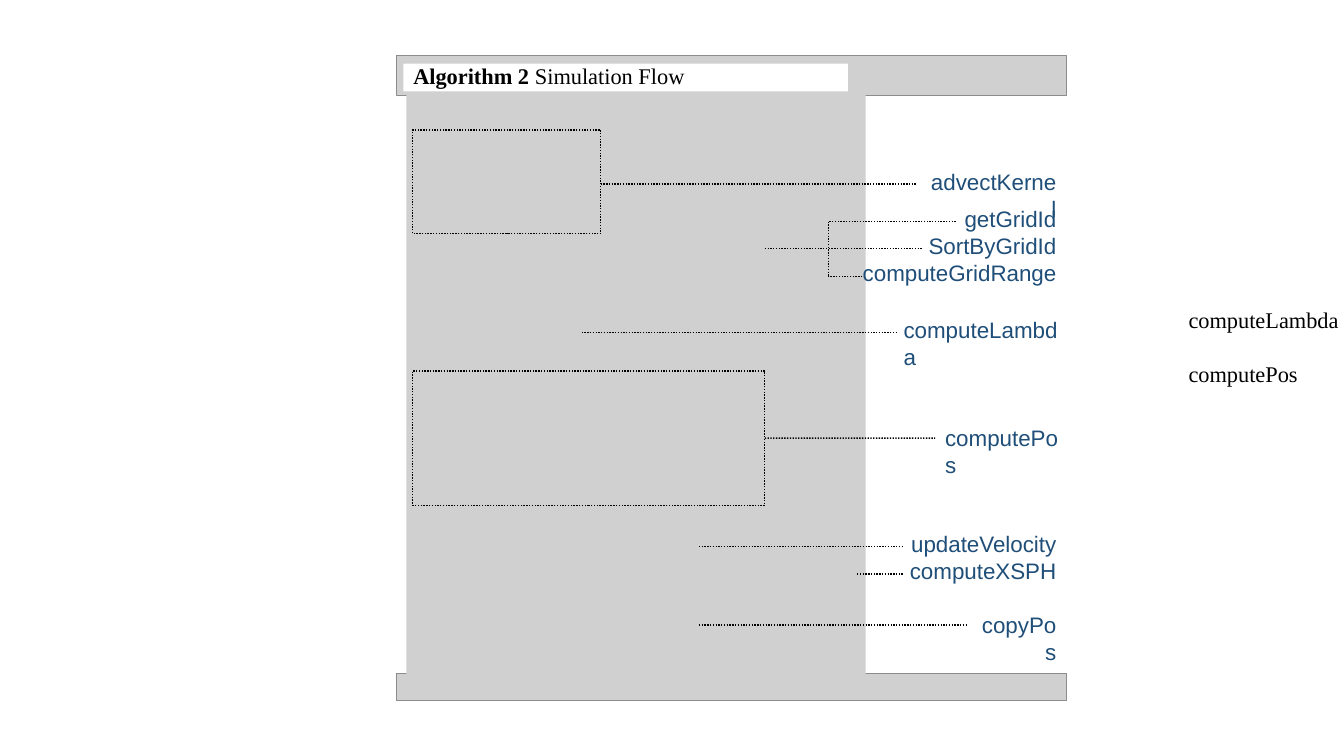
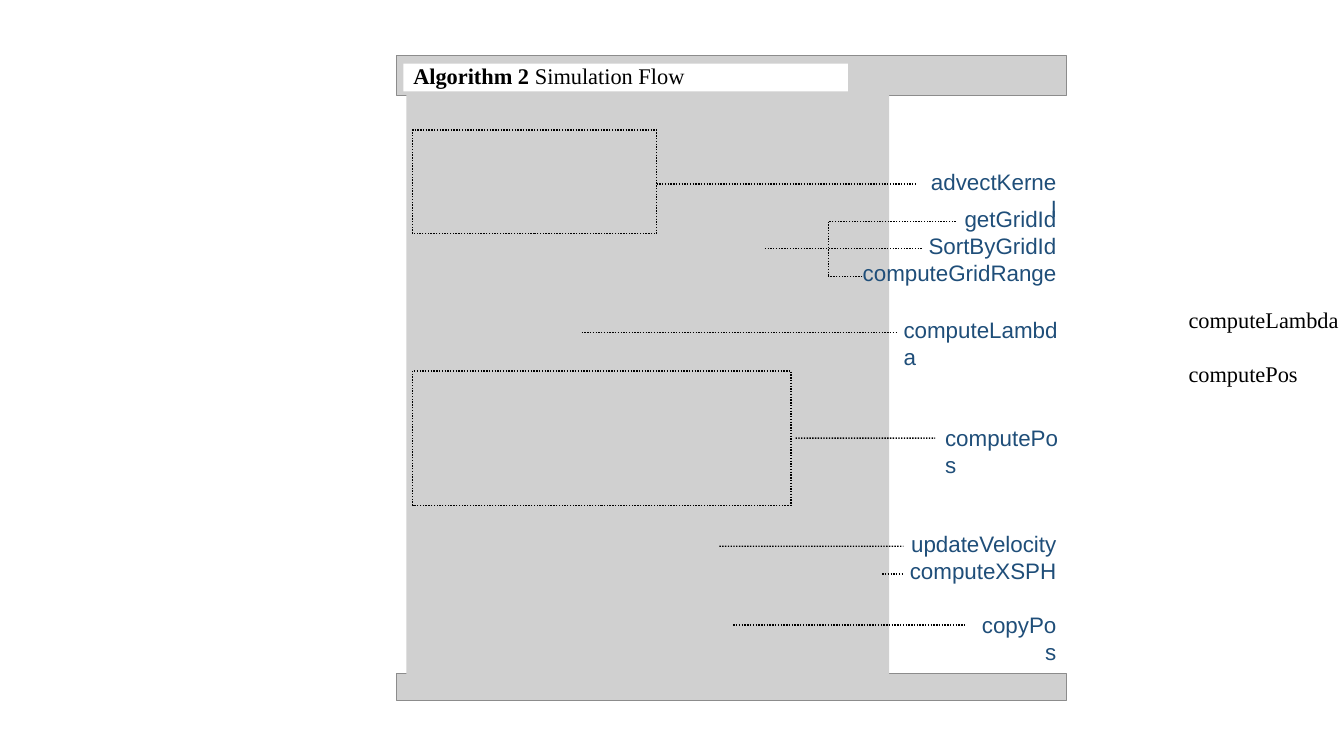
Before and after one commit to naeioi/PBF-CUDA, a slide deck: slide 2 of paper/figures.pptx. Drawn at 1344x756 pixels with LibreOffice and Linux fonts; fonts in the diff are those of the drawing; grey boxes stand for pictures. Boxes give left, top, right and bottom in pixels: in the first picture for what was removed or moved away, otherwise in the second. Text is boxed around its words. In the diff, an @@ line names an element or a change of style, - is before the commit and + after.

```diff
--- a/paper/figures.pptx
+++ b/paper/figures.pptx
@@ picture: place and size @@
-picture at [406,94,866,677]
+picture at [406,94,889,677]
@@ rectangle: place and size @@
-rectangle at [412,130,600,234]
+rectangle at [412,130,656,234]
@@ line moved from (601, 185) - (917, 185) to (656, 185) - (917, 185) @@
@@ rectangle: place and size @@
-rectangle at [412,371,764,505]
+rectangle at [412,371,790,505]
@@ line moved from (765, 439) - (936, 439) to (796, 439) - (936, 439) @@
@@ line moved from (699, 546) - (903, 546) to (720, 546) - (903, 546) @@
@@ line moved from (857, 574) - (903, 574) to (882, 574) - (903, 574) @@
@@ line moved from (699, 625) - (967, 625) to (734, 625) - (967, 625) @@
```
Also in this commit, not shown: 2 slides added, 8 other files.
